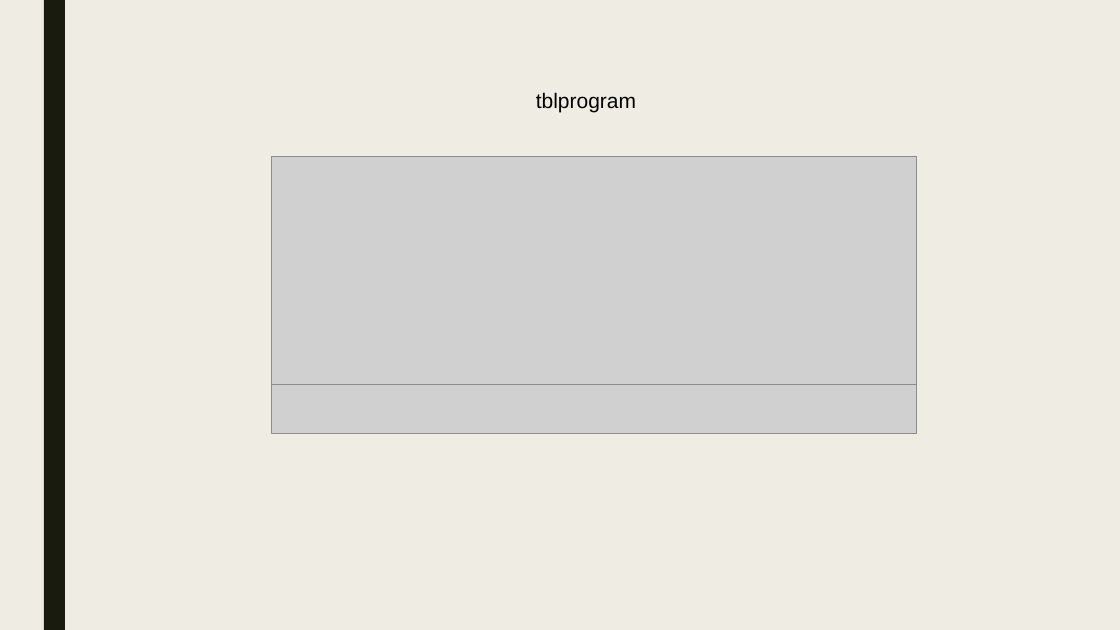
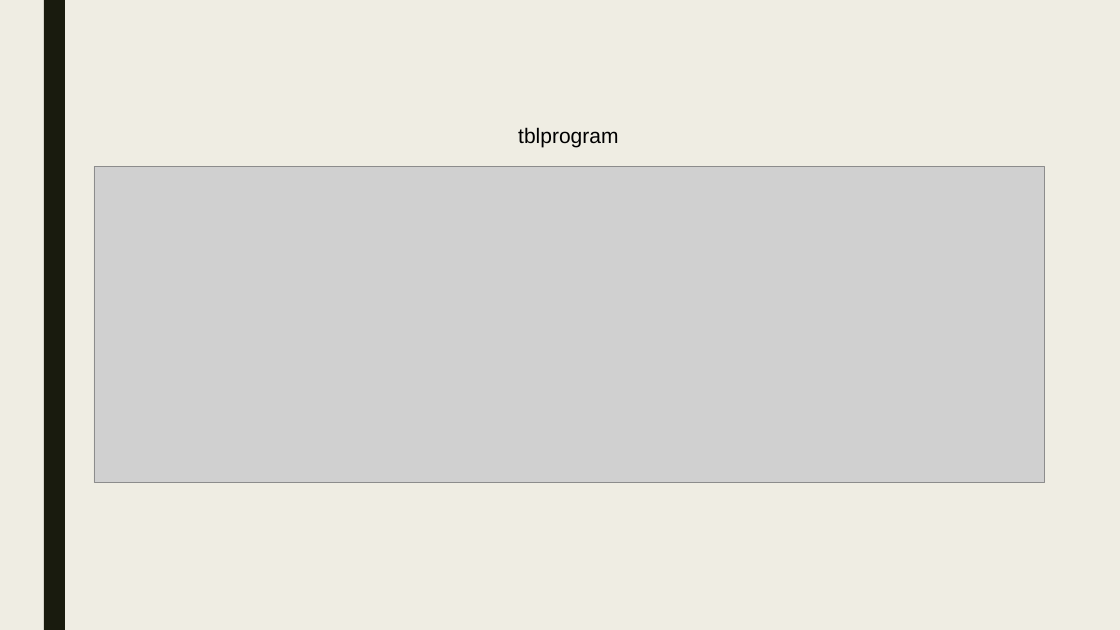
Before and after one commit to moon672/cse-303-1-spring-2021-group-3, a slide deck: slide 33 of Report/PRESENTATION/New Microsoft PowerPoint Presentation.pptx. Drawn at 1120x630 pixels with LibreOffice and Linux fonts; fonts in the diff are those of the drawing; grey boxes stand for pictures. Boxes give left, top, right and bottom in pixels: in the first picture for what was removed or moved away, otherwise in the second. Text is boxed around its words. In the diff, an @@ line names an element or a change of style, - is before the commit and + after.

```diff
--- a/Report/PRESENTATION/New Microsoft PowerPoint Presentation.pptx
+++ b/Report/PRESENTATION/New Microsoft PowerPoint Presentation.pptx
@@ text "tblprogram": place and size @@
-text "tblprogram" at <box>536,92,636,113</box>
+text "tblprogram" at <box>518,127,618,147</box>
@@ picture added at <box>94,166,1044,482</box> @@
@@ picture removed at <box>271,156,917,395</box> @@
@@ picture removed at <box>271,385,917,434</box> @@
```
Also in this commit, not shown: 17 other slides changed, 9 slides added, 5 slides removed, 3 other files.
